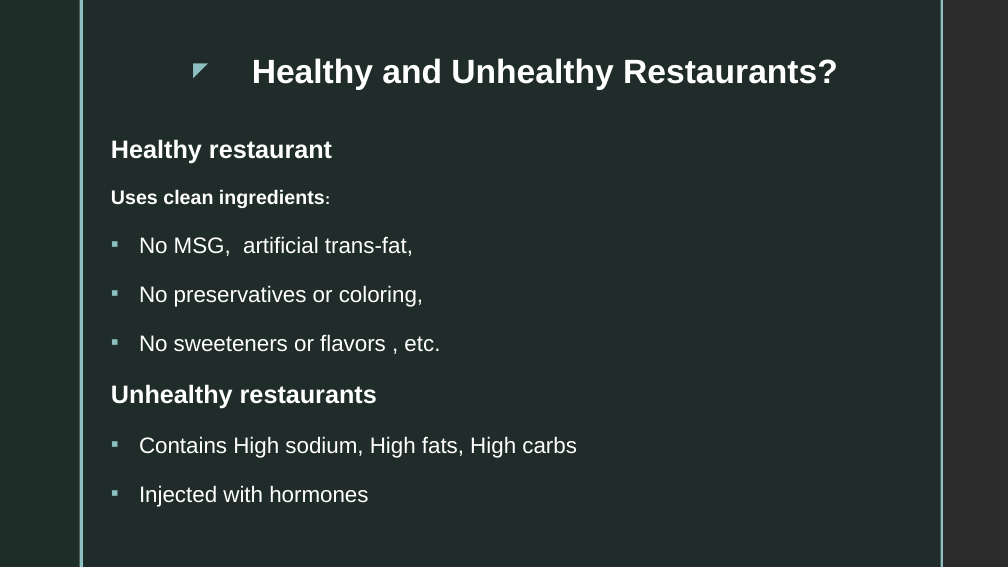
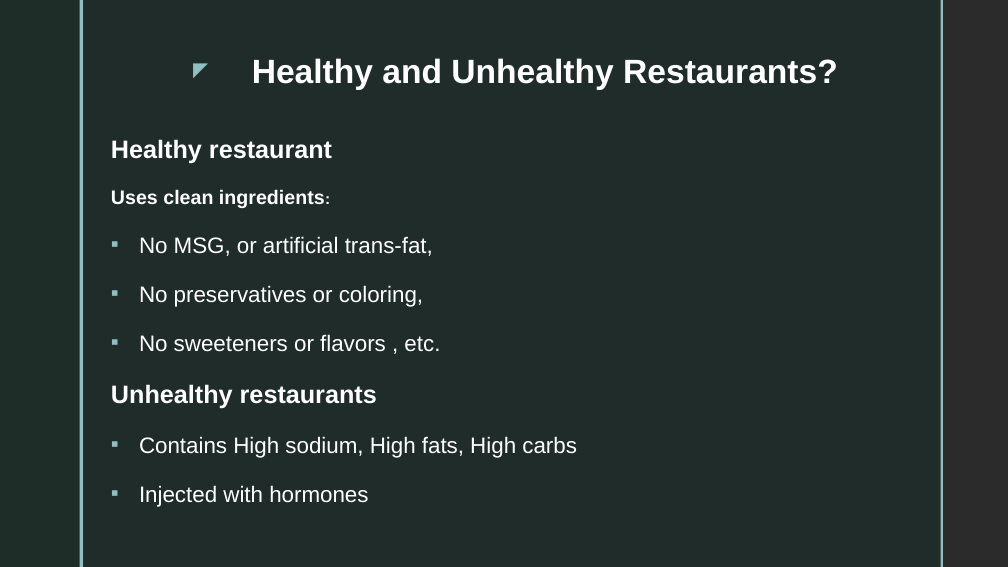
Before and after one commit to Arjun4391/DATA_SCIENCE_PROJECT1, a slide deck: slide 3 of Restaurants vs Obesity Project.pptx. Drawn at 1008x567 pixels with LibreOffice and Linux fonts; fonts in the diff are those of the drawing; background and template pictures are left out; a plain dark background stands for a picture behind light text. Boxes give left, top, right and bottom in pixels: in the first picture for what was removed or moved away, otherwise in the second. Text is boxed around its words. In the diff, an @@ line names an element or a change of style, - is before the commit and + after.

```diff
--- a/Restaurants vs Obesity Project.pptx
+++ b/Restaurants vs Obesity Project.pptx
@@ text at box(139, 236, 433, 256): text changed @@
-▪ No MSG, artificial trans-fat,
+▪ No MSG, or artificial trans-fat,
```
Also in this commit, not shown: 2 other slides changed, 1 slide added, 2 other files.
